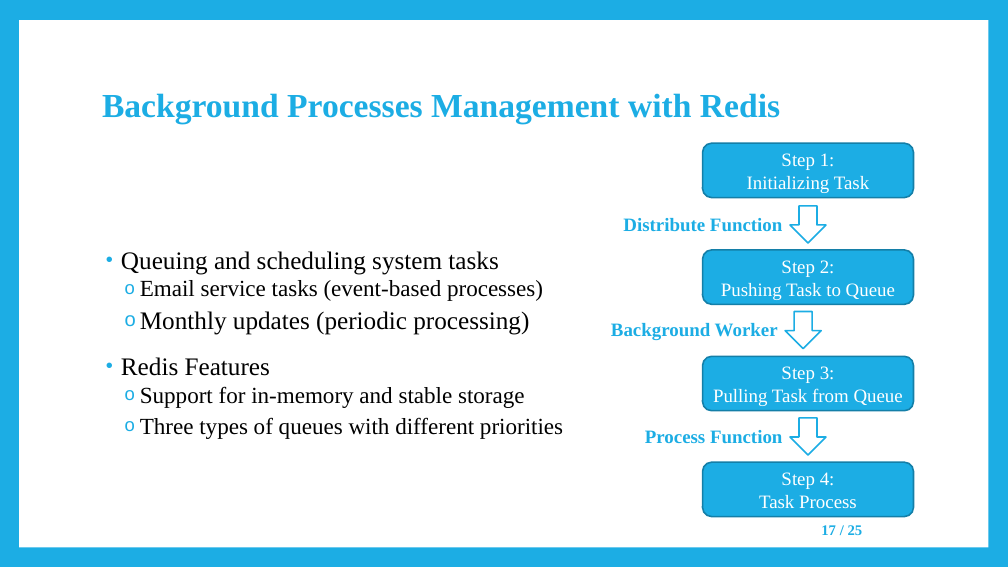
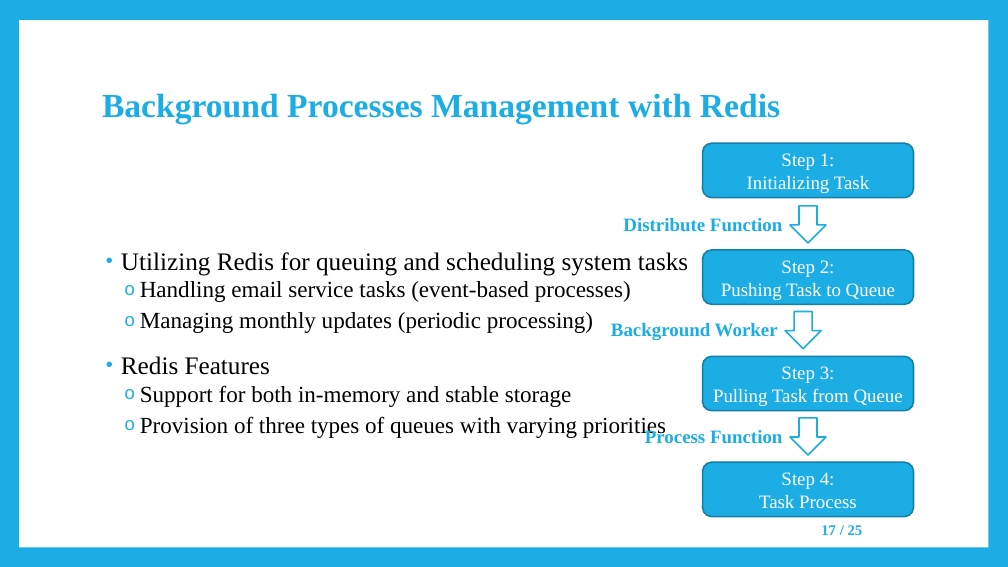
Before and after one commit to negarK2000/Presentation, a slide deck: slide 17 of SavingsFundsManagementSystems/SavingsFundsManagementSystems_Presentation.pptx. Drawn at 1008x567 pixels with LibreOffice and Linux fonts; fonts in the diff are those of the drawing. Boxes give left, top, right and bottom in pixels: in the first picture for what was removed or moved away, otherwise in the second. Text is boxed around its words. In the diff, an @@ line names an element or a change of style, - is before the commit and + after.

```diff
--- a/SavingsFundsManagementSystems/SavingsFundsManagementSystems_Presentation.pptx
+++ b/SavingsFundsManagementSystems/SavingsFundsManagementSystems_Presentation.pptx
@@ text at (121, 252, 688, 333): text changed; size 24 to 22 pt @@
-• Queuing and scheduling system tasks
-  o Email service tasks (event-based processes)
-  o Monthly updates (periodic processing)
+• Utilizing Redis for queuing and scheduling system tasks
+  o Handling email service tasks (event-based processes)
+  o Managing monthly updates (periodic processing)
@@ text at (140, 385, 666, 439): text changed @@
-  o Support for in-memory and stable storage
-  o Three types of queues with different priorities
+  o Support for both in-memory and stable storage
+  o Provision of three types of queues with varying priorities
```
Also in this commit, not shown: 18 other slides changed, 11 other files.
